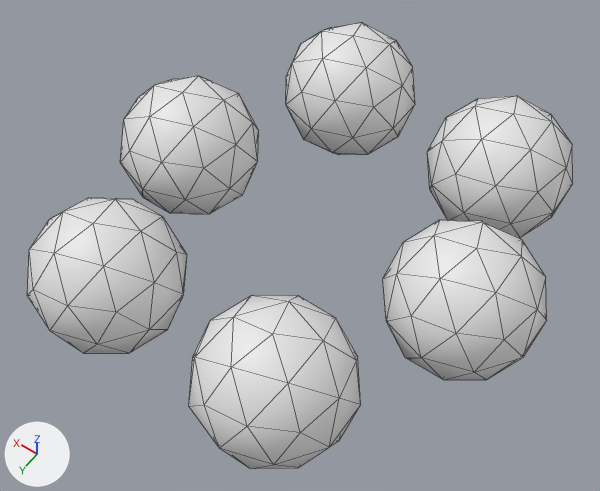
Before and after pictures for a commit that changed the glTF model data/models/bracelet.glb.
One viewpoint serves both versions: a 50 mm lens placed at (-0.376, 0.489, 0.746), pointed at (-0.03, 0.004, -0.016). The lights are fixed; the arrows at lower left show +X, +Y and +Z. Mesh edges are drawn as thin lines. Where no turn or scale is listed for an object, it has been applied to the vertices.
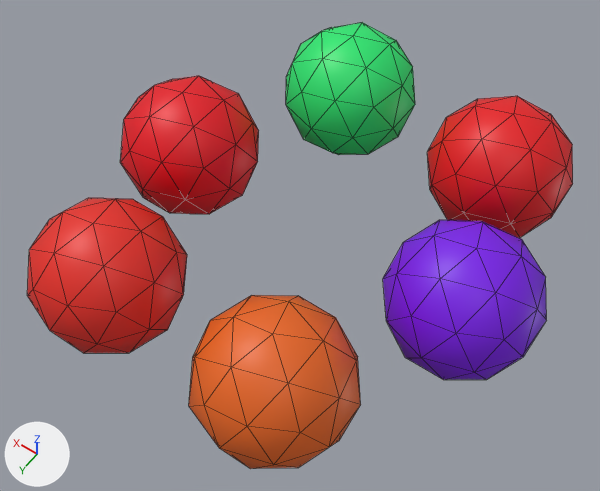
Commit message: Made the bracelet colorful

Changed parts and their boxes [x1, y1, x2, y2] in the pictures (600 x 491 px):
'Icosphere.002', recoloured (white to orange)
    both: [189, 295, 361, 469]
'Icosphere', recoloured (white to purple)
    both: [383, 220, 547, 380]
'Icosphere.003', recoloured (white to red)
    both: [27, 198, 187, 353]
'Icosphere.001', recoloured (white to red)
    both: [427, 96, 573, 238]
'Icosphere.004', recoloured (white to red)
    both: [120, 76, 259, 214]
'Icosphere.005', recoloured (white to green)
    both: [286, 23, 415, 155]

The edits, one by one:
Material 'Material.006' (mat_material_006) is new.
Its base color is (0.0174, 0.8, 0.163) (green #24e770).
Material 'Material.004' (mat_material_004) is new.
Its base color is (0.8, 0.00286, 0.0117) (red #e7091c).
Material 'Material.002' (mat_material_002) is new.
Its base color is (0.8, 0.0245, 0.0149) (red #e72b21).
Material 'Material.003' (mat_material_003) is new.
Its base color is (0.8, 0.131, 0.0104) (orange #e7651a).
Material 'Material.001' (mat_material_001) is new.
Its base color is (0.8, 0.00622, 0.00986) (red #e71219).
Material 'Material.005' (mat_material_005) is new.
Its base color is (0.194, 0.00453, 0.8) (purple #7a0ee7).
me_icosphere has 42 vertices, 80 faces and spans x -0.084..0.084, y -0.089..0.089, z -0.089..0.089.
me_icosphere now uses material mat_material_005 (purple #7a0ee7).
me_icosphere_001 has 42 vertices, 80 faces and spans x -0.084..0.084, y -0.089..0.089, z -0.089..0.089.
me_icosphere_001 now uses material mat_material_001 (red #e71219).
me_icosphere_002 has 42 vertices, 80 faces and spans x -0.084..0.084, y -0.089..0.089, z -0.089..0.089.
me_icosphere_002 now uses material mat_material_003 (orange #e7651a).
me_icosphere_003 has 42 vertices, 80 faces and spans x -0.084..0.084, y -0.089..0.089, z -0.089..0.089.
me_icosphere_003 now uses material mat_material_002 (red #e72b21).
me_icosphere_004 has 42 vertices, 80 faces and spans x -0.084..0.084, y -0.089..0.089, z -0.089..0.089.
me_icosphere_004 now uses material mat_material_004 (red #e7091c).
me_icosphere_005 has 42 vertices, 80 faces and spans x -0.084..0.084, y -0.089..0.089, z -0.089..0.089.
me_icosphere_005 now uses material mat_material_006 (green #24e770).
